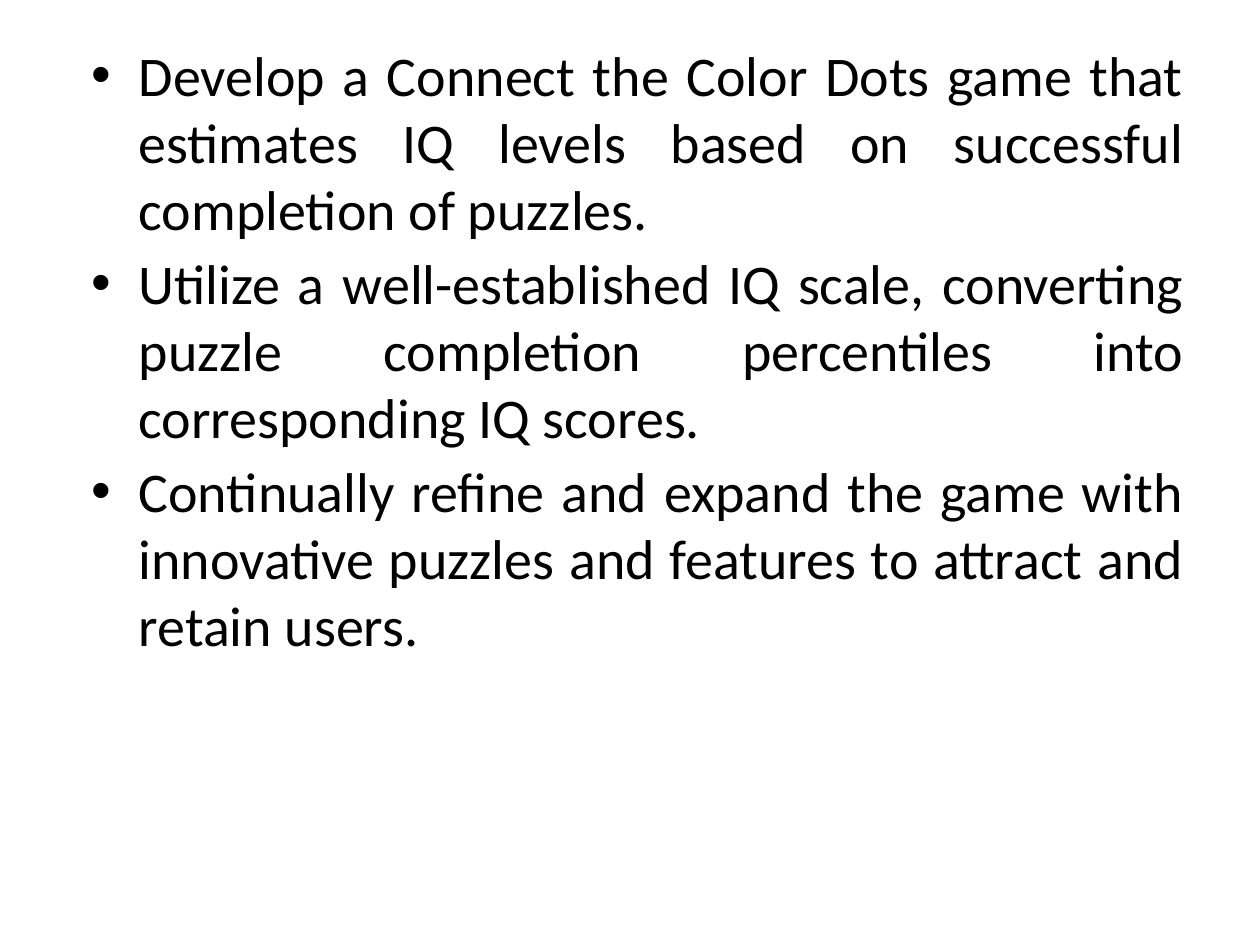
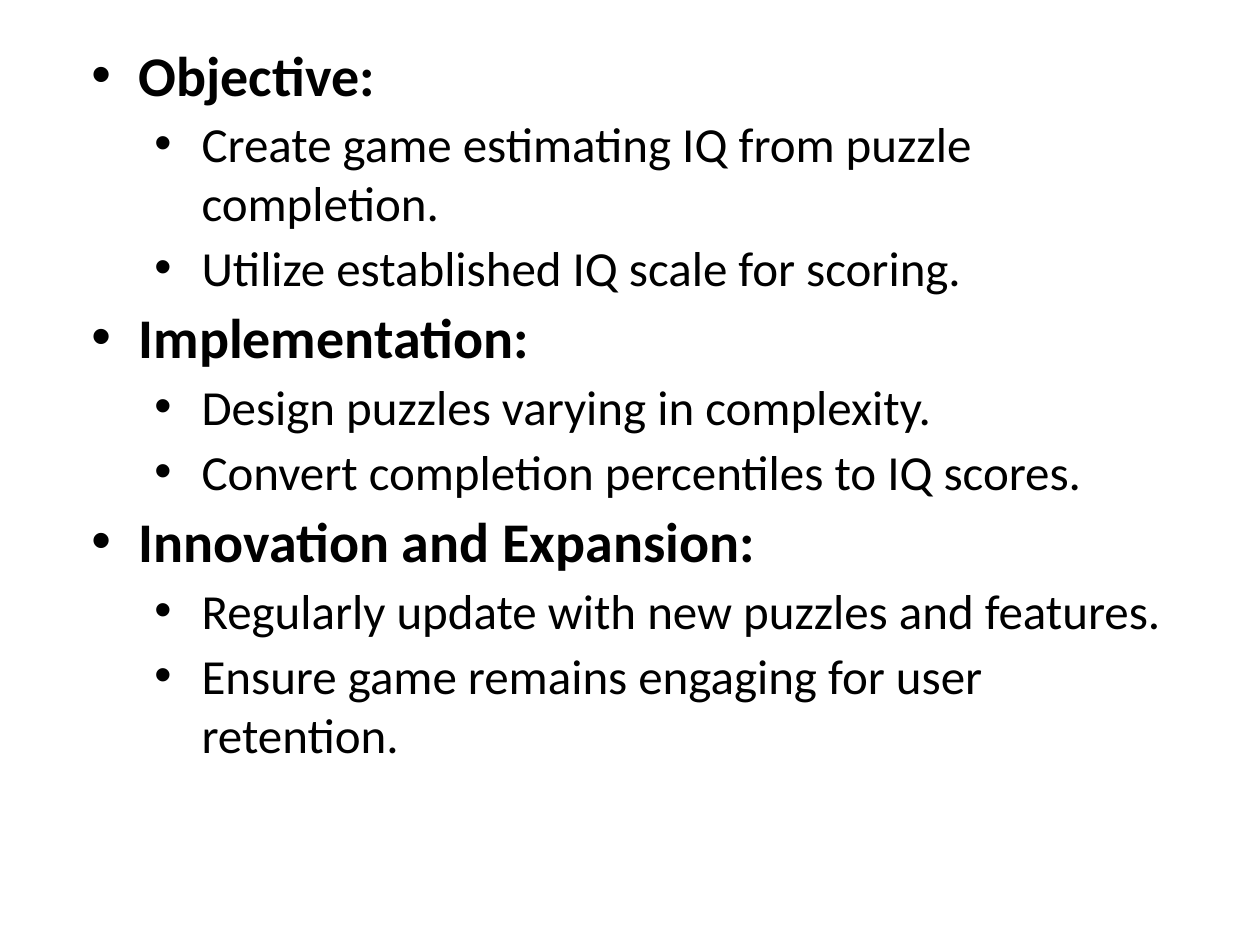
Before and after one commit to NofilUllah/FYP-All-Works, a slide deck: slide 13 of Proposal Presentation Template - 03_29409_22816_22664.pptx. Drawn at 1260x945 pixels with LibreOffice and Linux fonts; fonts in the diff are those of the drawing; background and template pictures are left out. Boxes give left, top, right and bottom in pixels: in the first picture for what was removed or moved away, otherwise in the second. Text is boxed around its words. In the diff, an @@ line names an element or a change of style, - is before the commit and + after.

```diff
--- a/Proposal Presentation Template - 03_29409_22816_22664.pptx
+++ b/Proposal Presentation Template - 03_29409_22816_22664.pptx
@@ text at box(139, 56, 1160, 754): text changed; size 32 to 28 pt @@
-• Develop a Connect the Color Dots game that estimates IQ levels based on successful completion of puzzles.
-• Utilize a well-established IQ scale, converting puzzle completion percentiles into corresponding IQ scores.
-• Continually refine and expand the game with innovative puzzles and features to attract and retain users.
+• Objective:
+  • Create game estimating IQ from puzzle completion.
+  • Utilize established IQ scale for scoring.
+• Implementation:
+  • Design puzzles varying in complexity.
+  • Convert completion percentiles to IQ scores.
+• Innovation and Expansion:
+  • Regularly update with new puzzles and features.
+  • Ensure game remains engaging for user retention.
```
Also in this commit, not shown: 10 other slides changed, 1 slide added, 1 slide removed.
